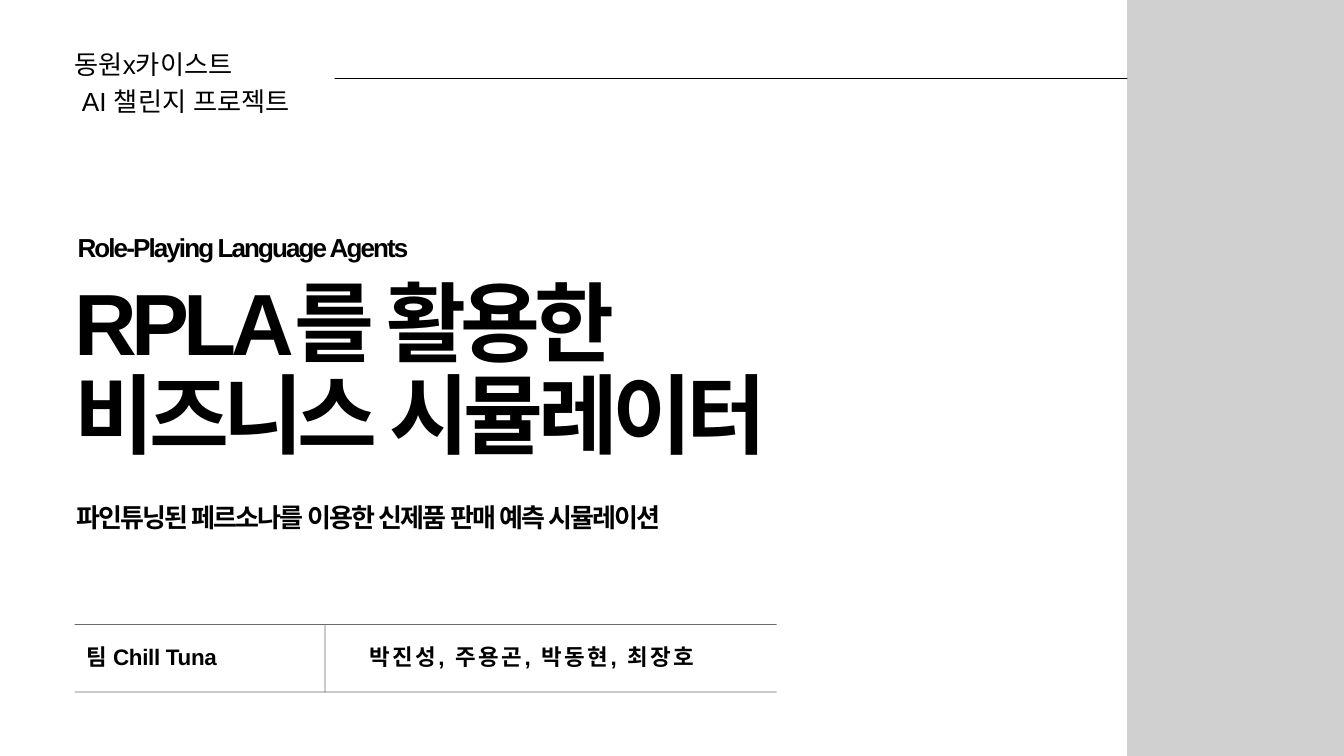
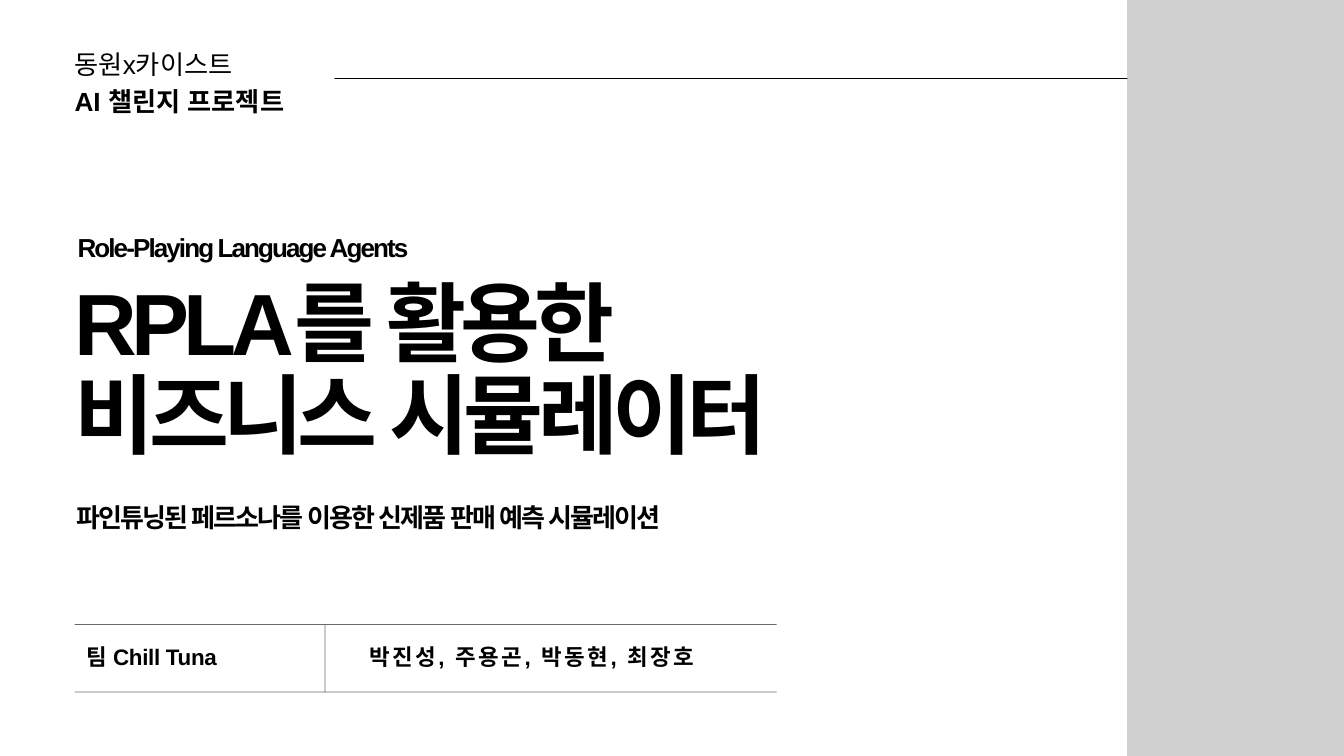
Before and after one commit to cwal8202/Chill_Tuna, a slide deck: slide 1 of 01_Planning/ChillTuna_LLM을 활용한 페르소나 시장조사+시뮬레이터_ver_2.2.pptx. Drawn at 1344x756 pixels with LibreOffice and Linux fonts; fonts in the diff are those of the drawing; grey boxes stand for pictures. Boxes give left, top, right and bottom in pixels: in the first picture for what was removed or moved away, otherwise in the second. Text is boxed around its words. In the diff, an @@ line names an element or a change of style, - is before the commit and + after.

```diff
--- a/01_Planning/ChillTuna_LLM을 활용한 페르소나 시장조사+시뮬레이터_ver_2.2.pptx
+++ b/01_Planning/ChillTuna_LLM을 활용한 페르소나 시장조사+시뮬레이터_ver_2.2.pptx
@@ text "동원x카이스트 AI 챌린지 프로젝트" at (75,52,284,114): bold on in "AI 챌린지 프로젝트" @@
```
Also in this commit, not shown: 3 other slides changed, 3 slides added, 1 slide removed, 28 other files.
